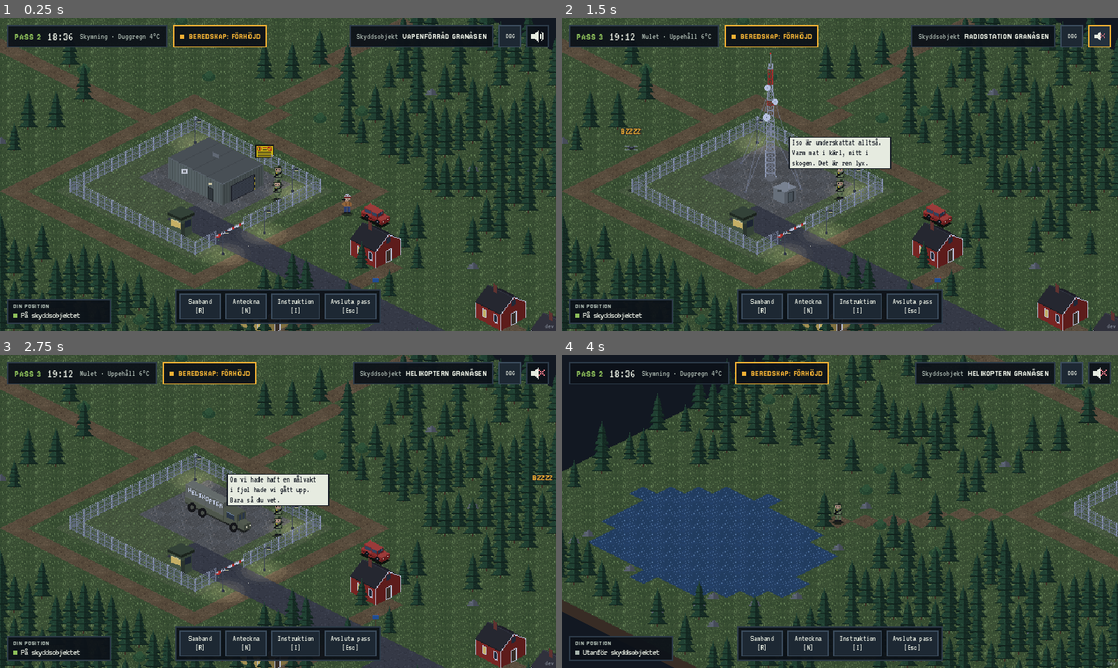
Above: before the commit, frames 1-4 (two rows, left to right).
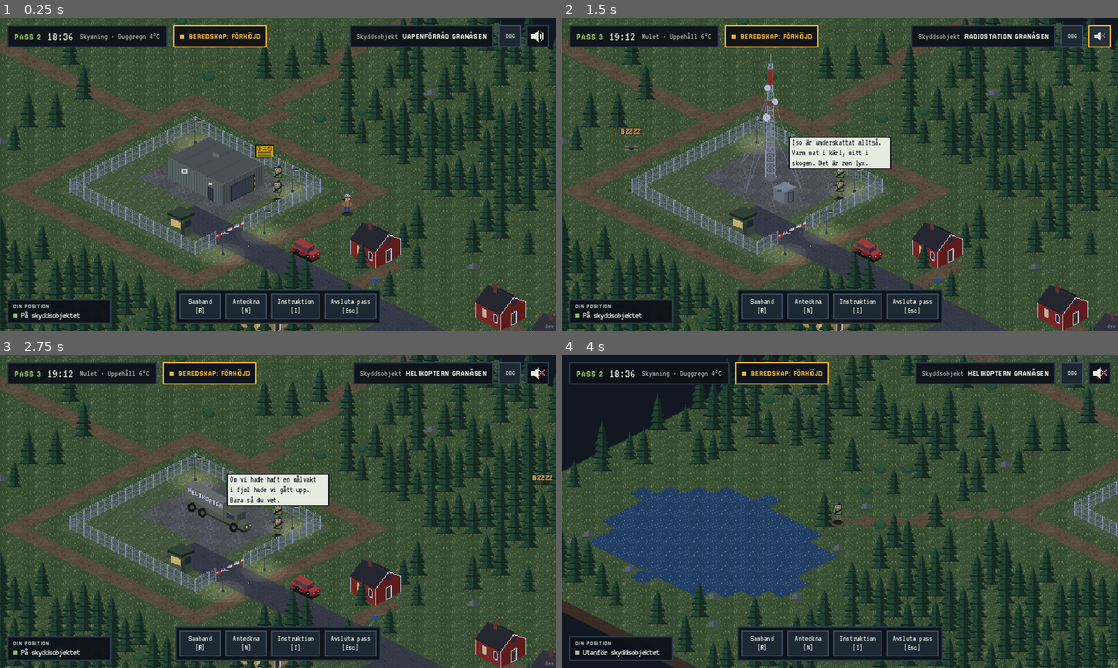
Above: after the commit, the same moments.

Repository: sulaco-hue/skyddsvakt
Game: Godot game, scene res://tester/kontroll.tscn
Two runs of this game, one before a commit and one after it. Both use one fixed random seed, a clock stepped at 60 frames per second and the inputs below. This scene is started directly instead of the project's main scene.
Inputs (mouse positions are in pixels of both pictures, inside the frame that each line leads up to):
- Up to frame 1 (0.25 s): no input
- Up to frame 2 (1.5 s): click "DBG" at 0.5 s; click (1101, 36) at 1.27 s
- Up to frame 3 (2.75 s): click "SPARA LOGG FÖR INSTRUKTÖR" at 2 s
- Up to frame 4 (4 s): click "Samband [R]" at 2.75 s; click "Anteckna [N]" at 3.5 s

The runs differ from the first frame. In frame 1, 0.5% of the frame differs, in the area x 52-71%, y 59-79%; in frame 2, 0.5%; in frame 3, 0.5%; in frame 4, nothing differs.

Commit message:
Provspel med skärmdumpar (tester/spela.tscn) och rättningar som det hittade
- tester/spela.gd: kör spelet efter manus och sparar skärmdumpar + logg;
  --kompakt tvingar mobilläget
- Pratbubblor blinkade i övre vänstra hörnet första bildrutan
- Åtgärderna visar vad vi säger (DU: – …) ovanför motpartens svar
- Bilen flyttad så att den inte ser ut att stå på stugans tak
- Lokala importfiler ignoreras

Co-Authored-By: Claude Opus 5.5 <noreply@anthropic.com>
Claude-Session: https://claude.ai/code/session_01PWrrRnAUGCDbWAToA7Kxse

Diff:
--- a/data/kartor/granasen.json
+++ b/data/kartor/granasen.json
@@ -159,12 +159,12 @@
   "TT.....................................TT.t........T",
   "....U............................................T.U",
   "..t.....................................T.........T.",
-  "......U.....TU.......FFFFFSFFFF...C..T...R.........t",
+  "......U.....TU.......FFFFFSFFFF......T...R.........t",
   ".....................FL.....PLF......t............T.",
   "...............T.....F..BBBB..F.....hh.t.....hh..iiT",
   "..tT.....U...........F..BBBB..F.....hH.......hH..iI.",
   ".T...T..T............F..BBBB..F......t...........t..",
-  "...T.t..........T....F........FL.......Mt.......M...",
+  "...T.t..........T....F........FL..C....Mt.......M...",
   ".t.............T.....F.......VG.....................",
   "....T.....T.T........F........G.....................",
   "T...T.........TRt....F......K.FL....TT..T........U..",
--- a/data/scenarier/fotografen.json
+++ b/data/scenarier/fotografen.json
@@ -516,16 +516,19 @@
     "kommentar": "Standardreaktioner på åtgärdsraden i kontaktläget. Ett dialogsteg kan ersätta dem med egna \"atgarder\". \"nasta\" = nästa steg, annars \"replik\" och samtalet står kvar.",
     "begara_identitet": {
       "text": "Begär att han uppger namn, födelsetid och hemvist.",
+      "du": "Jag behöver ditt namn, födelsetid och hemvist.",
       "stamning": 1,
       "nasta": "id_fraga"
     },
     "kroppsvisitera": {
       "text": "Beslutar om kroppsvisitation.",
+      "du": "Vi kommer att kroppsvisitera dig.",
       "stamning": 2,
       "replik": "– Visitera mig? För att jag tog bilder på några träd? Glöm det!"
     },
     "undersoka_fordon": {
       "text": "Beslutar om undersökning av hans bil.",
+      "du": "Vi kommer att undersöka din bil.",
       "stamning": 2,
       "replik": "– Bilen står på allmän väg. Den rör du inte!"
     },
@@ -536,17 +539,20 @@
     },
     "avvisa": {
       "text": "Avvisar honom från skyddsobjektet.",
+      "du": "Du avvisas från skyddsobjektet.",
       "stamning": 1,
       "replik": "– Avvisa? Jag vill ju inte in någonstans. Jag står på en skogsväg."
     },
     "avlagsna": {
       "text": "Avlägsnar honom: beordrar honom att lämna platsen och sluta fotografera.",
+      "du": "Du måste lämna platsen nu och sluta fotografera.",
       "stamning": 1,
       "nasta": "lamnar",
       "npc_beteende": "ga_till_start"
     },
     "tillfalligt_omhanderta": {
       "text": "Omhändertar honom tillfälligt.",
+      "du": "Du omhändertas tillfälligt. Följ med oss.",
       "stamning": 3,
       "satt_fakta": {
         "omhandertagande_genomfort": true
@@ -563,6 +569,7 @@
     },
     "lata_ga": {
       "text": "Låter honom gå. Noterar registreringsnumret.",
+      "du": "Okej. Du kan gå.",
       "nasta": "lamnar",
       "npc_beteende": "ga_till_start"
     }
--- a/scripts/core/spel.gd
+++ b/scripts/core/spel.gd
@@ -38,7 +38,8 @@
 		version = "v%d" % int(v["version"])
 	_visa_version()
 	# Pekskärm (t.ex. iPhone/iPad i Safari): mindre basupplösning = större text och knappar.
-	if DisplayServer.is_touchscreen_available():
+	# "-- --kompakt" på kommandoraden tvingar mobilläget (för skärmdumpar).
+	if DisplayServer.is_touchscreen_available() or "--kompakt" in OS.get_cmdline_user_args():
 		UiKit.kompakt = true
 		get_tree().root.content_scale_size = Vector2i(800, 450)
 
--- a/scripts/ui/hud.gd
+++ b/scripts/ui/hud.gd
@@ -249,6 +249,7 @@
 	if text.length() > 26:
 		l.custom_minimum_size = Vector2(220, 0)
 	p.add_child(l)
+	p.modulate.a = 0.0  # visas först när den har storlek och plats (annars blinkar den i hörnet)
 	add_child(p)
 	_bubblor.append({"nod": p, "mal": mal, "t": sek, "hojd": 34.0, "stig": false, "typ": "prat"})
 
@@ -260,6 +261,7 @@
 	l.add_theme_color_override("font_outline_color", UiKit.MORK)
 	l.add_theme_constant_override("outline_size", 5)
 	l.mouse_filter = Control.MOUSE_FILTER_IGNORE
+	l.modulate.a = 0.0
 	add_child(l)
 	_bubblor.append({"nod": l, "mal": mal, "t": sek, "hojd": hojd, "stig": true, "typ": "ljud", "start": sek})
 
@@ -320,6 +322,7 @@
 		b["dy"] = r.position.y + 3.0 - naturlig_y
 		placerade.append(r)
 		nod.position = (r.position + Vector2(3.0, 3.0)).round()
+		nod.modulate.a = 1.0
 
 
 func _pa_debug_knapp(id: String) -> void:
--- a/scripts/ui/kontakt.gd
+++ b/scripts/ui/kontakt.gd
@@ -40,7 +40,8 @@
 var stamning := 3
 
 var _replik: Label
-## Det vi själva sa just före motpartens replik (nodens "du", eller ett citerat svar).
+## Det vi själva sa just före motpartens replik: nodens "du", valets "du"
+## (åtgärderna) eller citatet i det valda svaret.
 var _du: Label
 var _senast_sagt := ""
 var _alternativ_lista: VBoxContainer
@@ -254,6 +255,8 @@
 		alt["handling"] = id
 		if not alt.has("text"):
 			alt["text"] = str(a[1])
+		if not alt.has("du") and (atgarder.get(id, {}) as Dictionary).has("du"):
+			alt["du"] = atgarder[id]["du"]
 		var etikett := str(a[1])
 		if Spel.debug:
 			etikett += "\n" + _spar(alt)
@@ -345,7 +348,9 @@
 	_uppdatera_stamning()
 	# Citat i svaret (”…”) visas som det vi sa ovanför motpartens svar.
 	var text := str(alt.get("text", ""))
-	if text.count("”") >= 2:
+	if alt.has("du"):
+		_senast_sagt = str(alt["du"])
+	elif text.count("”") >= 2:
 		_senast_sagt = text.get_slice("”", 1).strip_edges()
 	val_gjort.emit(alt)
 	var nasta := _nasta(alt)
--- /dev/null
+++ b/tester/spela.gd
@@ -0,0 +1,145 @@
+extends Node
+## Spelar spelet efter ett manus och tar skärmdumpar, så att spelet kan provas
+## utan att någon sitter vid skärmen. Körs med grafik (t.ex. under xvfb):
+##
+##   godot --path . res://tester/spela.tscn -- --manus=manus.json --ut=/tmp/bilder [--kompakt]
+##
+## Manuset är en lista med steg, t.ex.
+##   {"scenario": "fotografen.json", "objekt": "lastbil"}   startar ett scenario (briefing visas)
+##   {"bild": "briefing"}                                    skärmdump
+##   {"starta": true}                                        startar passet
+##   {"forcera": "1"} eller {"forcera": "1:arlig"}           forcerar en händelse
+##   {"vanta": 3}                                            väntar sekunder (speltid)
+##   {"vanta_upptackt": true}                                väntar tills kamraten reagerat
+##   {"ga": [30, 22]} / {"ga_punkt": "grind"}                går till en ruta eller kartpunkt
+##   {"kontakt": "fotografen"}                               tar kontakt
+##   {"valj": 0} / {"atgard": "avvisa"} / {"stang": true}    val i kontaktläget
+##   {"anropa": "_halt_order"}                               anropar en funktion i main
+##   {"tangent": "R"}                                        trycker en tangent
+##   {"samband": 1}                                          väljer i sambandsmenyn
+##   {"debriefing": true}                                    avslutar passet
+##   {"titel": true} / {"scenarioval": true}                 startskärm / scenarioval
+##   {"debug": true}                                         slår på debugraden
+##   {"tidsfaktor": 4}                                       snabbar upp väntan
+
+var ut := "/tmp/bilder"
+var main: Node = null
+var logg: Array[String] = []
+
+
+func _ready() -> void:
+	var manus_fil := ""
+	for a in OS.get_cmdline_user_args():
+		if a.begins_with("--manus="):
+			manus_fil = a.substr(8)
+		elif a.begins_with("--ut="):
+			ut = a.substr(5)
+	DirAccess.make_dir_recursive_absolute(ut)
+	var manus: Variant = JSON.parse_string(FileAccess.get_file_as_string(manus_fil))
+	if not manus is Array:
+		printerr("Kunde inte läsa manus: " + manus_fil)
+		get_tree().quit(1)
+		return
+	await _vanta(0.5)
+	for steg: Dictionary in manus:
+		await _utfor(steg)
+	# Beslutsloggen och samband som text
+	var f := FileAccess.open(ut.path_join("logg.txt"), FileAccess.WRITE)
+	for rad in logg:
+		f.store_line(rad)
+	f.store_line("--- Beslutslogg ---")
+	for post in Spel.slutlogg():
+		f.store_line("%s  %s  %s  %s" % [post.get("tid", ""), post.get("utfall", ""), post.get("handling", ""), post.get("beskrivning", "")])
+	f.store_line("--- Samband ---")
+	for rad in Spel.samband:
+		f.store_line("%s: %s" % [rad.get("fran", ""), rad.get("text", "")])
+	f.close()
+	get_tree().quit(0)
+
+
+func _vanta(s: float) -> void:
+	await get_tree().create_timer(s).timeout
+
+
+func _ny_main() -> void:
+	if main:
+		main.queue_free()
+		await get_tree().process_frame
+	main = load("res://scenes/main.tscn").instantiate()
+	add_child(main)
+	await _vanta(0.5)
+
+
+func _utfor(steg: Dictionary) -> void:
+	logg.append(JSON.stringify(steg))
+	if steg.has("tidsfaktor"):
+		Engine.time_scale = float(steg["tidsfaktor"])
+	if steg.has("titel"):
+		Spel.nollstall()
+		Spel.titel_visad = false
+		await _ny_main()
+	if steg.has("scenarioval"):
+		Spel.nollstall()
+		Spel.titel_visad = true
+		await _ny_main()
+	if steg.has("scenario"):
+		Spel.titel_visad = true
+		Spel.nollstall("res://data/scenarier/" + str(steg["scenario"]), str(steg.get("objekt", "")))
+		await _ny_main()
+	if steg.has("starta"):
+		main.call("_starta_pass")
+		await _vanta(1.0)
+	if steg.has("debug"):
+		main.hud._debug.visible = bool(steg["debug"])
+	if steg.has("forcera"):
+		main.call("_forcera_handelse", str(steg["forcera"]))
+		await _vanta(0.5)
+	if steg.has("vanta"):
+		await _vanta(float(steg["vanta"]))
+	if steg.has("vanta_upptackt"):
+		for i in 600:
+			if main._larm_har_skett:
+				break
+			await _vanta(0.1)
+		await _vanta(1.0)
+	if steg.has("ga") or steg.has("ga_punkt"):
+		var mal: Vector2i = main.varld.punkt(str(steg["ga_punkt"])) if steg.has("ga_punkt") else Vector2i(steg["ga"][0], steg["ga"][1])
+		main.varld.ga_till(mal)
+		for i in 300:
+			if main.varld.spelare._vag.is_empty():
+				break
+			await _vanta(0.1)
+	if steg.has("kontakt"):
+		main.call("_oppna_kontakt", str(steg["kontakt"]))
+		await _vanta(1.0)
+	if steg.has("valj"):
+		main.kontakt.call("_valj", int(steg["valj"]))
+		await _vanta(1.0)
+	if steg.has("atgard"):
+		if not main.kontakt.valj_atgard(str(steg["atgard"])):
+			logg.append("  (åtgärden fanns inte)")
+		await _vanta(1.0)
+	if steg.has("stang"):
+		main.kontakt.call("_stang")
+		await _vanta(1.0)
+	if steg.has("anropa"):
+		main.call(str(steg["anropa"]))
+		await _vanta(0.5)
+	if steg.has("tangent"):
+		var e := InputEventKey.new()
+		e.keycode = OS.find_keycode_from_string(str(steg["tangent"]))
+		e.pressed = true
+		Input.parse_input_event(e)
+		await _vanta(0.3)
+	if steg.has("samband"):
+		main.hud.call("_pa_sambandsval", Spel.scenario.get("sambandsval", [])[int(steg["samband"])])
+		await _vanta(0.5)
+	if steg.has("debriefing"):
+		main.call("_visa_debriefing")
+		await _vanta(1.0)
+	if steg.has("bild"):
+		await RenderingServer.frame_post_draw
+		var bild := get_viewport().get_texture().get_image()
+		var fil := ut.path_join(str(steg["bild"]) + ".png")
+		bild.save_png(fil)
+		logg.append("  bild: " + fil)
--- /dev/null
+++ b/tester/spela.tscn
@@ -0,0 +1,6 @@
+[gd_scene load_steps=2 format=3]
+
+[ext_resource type="Script" path="res://tester/spela.gd" id="1_s"]
+
+[node name="Spela" type="Node"]
+script = ExtResource("1_s")
Binary file changed: assets/gfx/objektskarta.png
Binary file changed: assets/gfx/objektskarta_byggnad.png
Binary file changed: assets/gfx/objektskarta_lastbil.png
Binary file changed: assets/gfx/objektskarta_radiomast.png
Binary file changed: assets/gfx/objektskarta_vapenforrad.png
